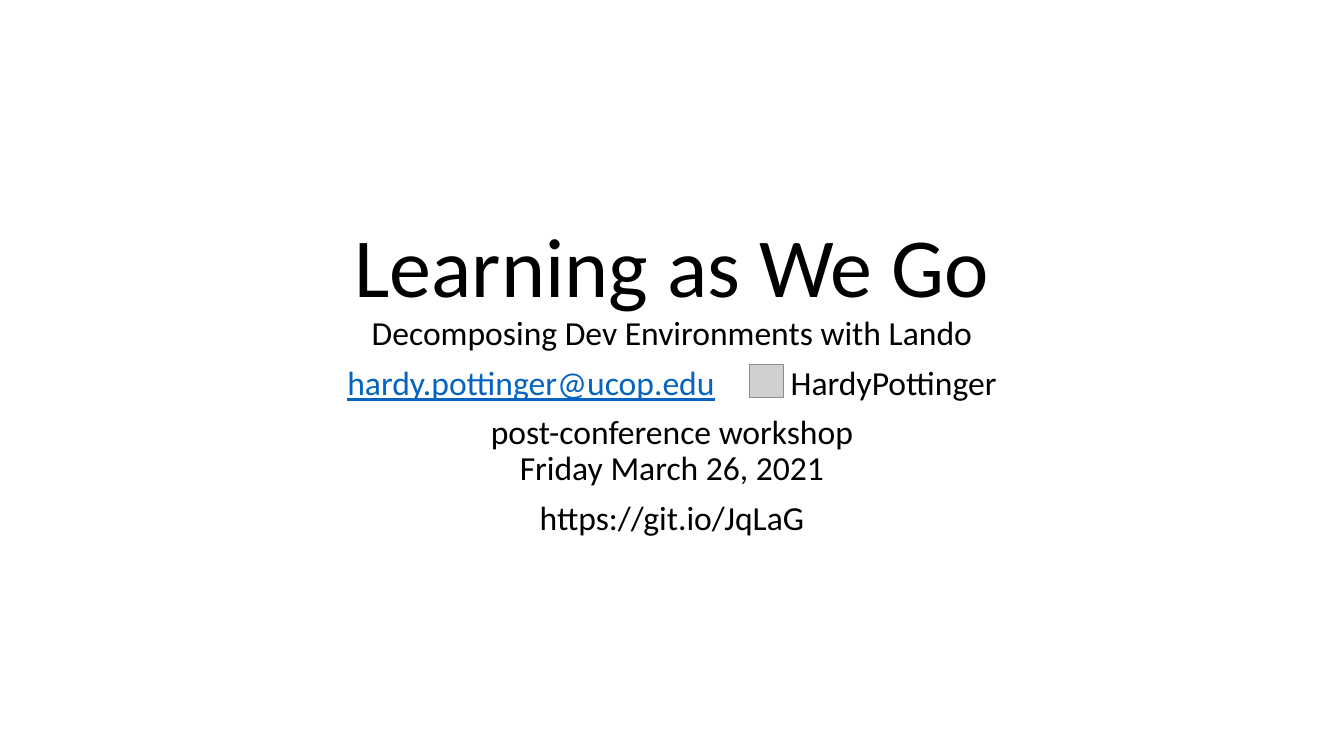
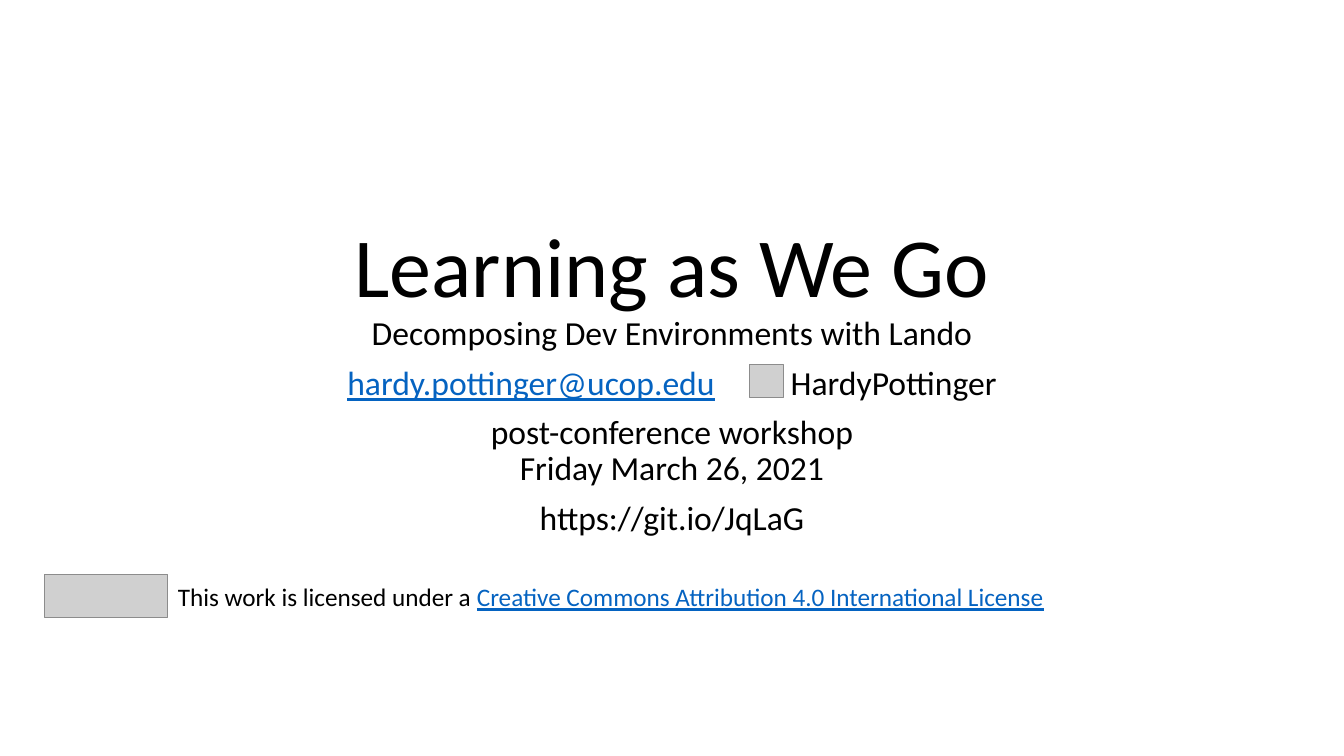
Before and after one commit to hardyoyo/code4lib2021-workshop, a slide deck: slide 1 of LearningAsWeGo-DecomposingDevEnvironmentsWithLando.pptx. Drawn at 1344x756 pixels with LibreOffice and Linux fonts; fonts in the diff are those of the drawing; grey boxes stand for pictures; background and template pictures are left out. Boxes give left, top, right and bottom in pixels: in the first picture for what was removed or moved away, otherwise in the second. Text is boxed around its words. In the diff, an @@ line names an element or a change of style, - is before the commit and + after.

```diff
--- a/LearningAsWeGo-DecomposingDevEnvironmentsWithLando.pptx
+++ b/LearningAsWeGo-DecomposingDevEnvironmentsWithLando.pptx
@@ picture added at (x1=44, y1=575, x2=167, y2=618) @@
@@ text added at (x1=178, y1=588, x2=1043, y2=611), 18 pt, text #0563C1, underline @@
+This work is licensed under a Creative Commons Attribution 4.0 International License
```
Also in this commit, not shown: 1 other slide changed.
